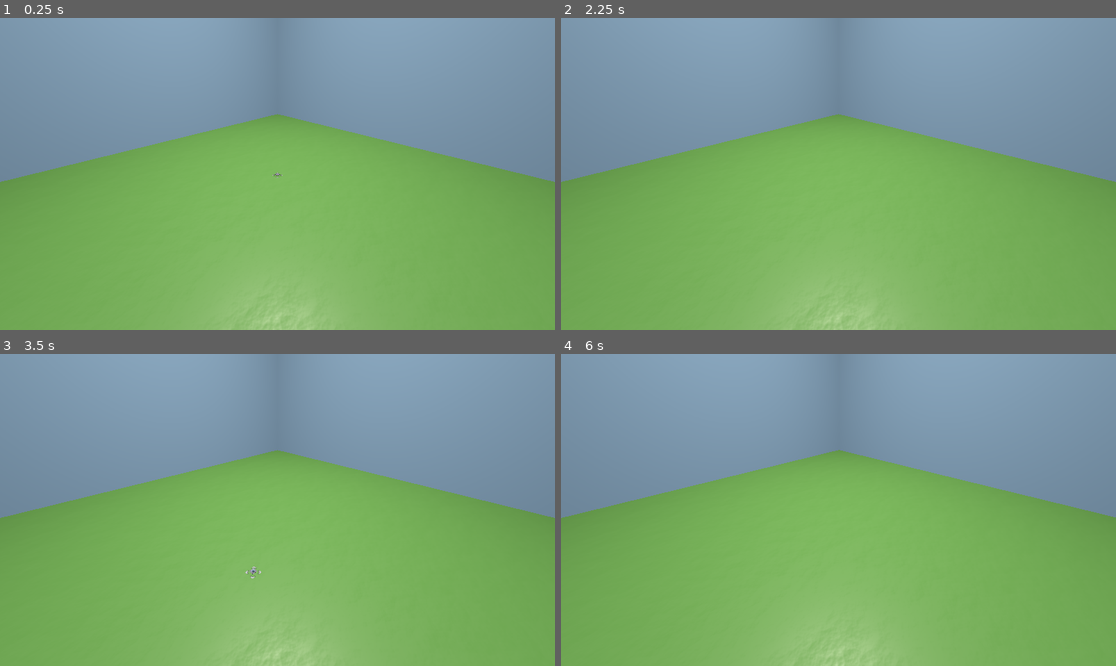
Above: before the commit, frames 1-4 (two rows, left to right).
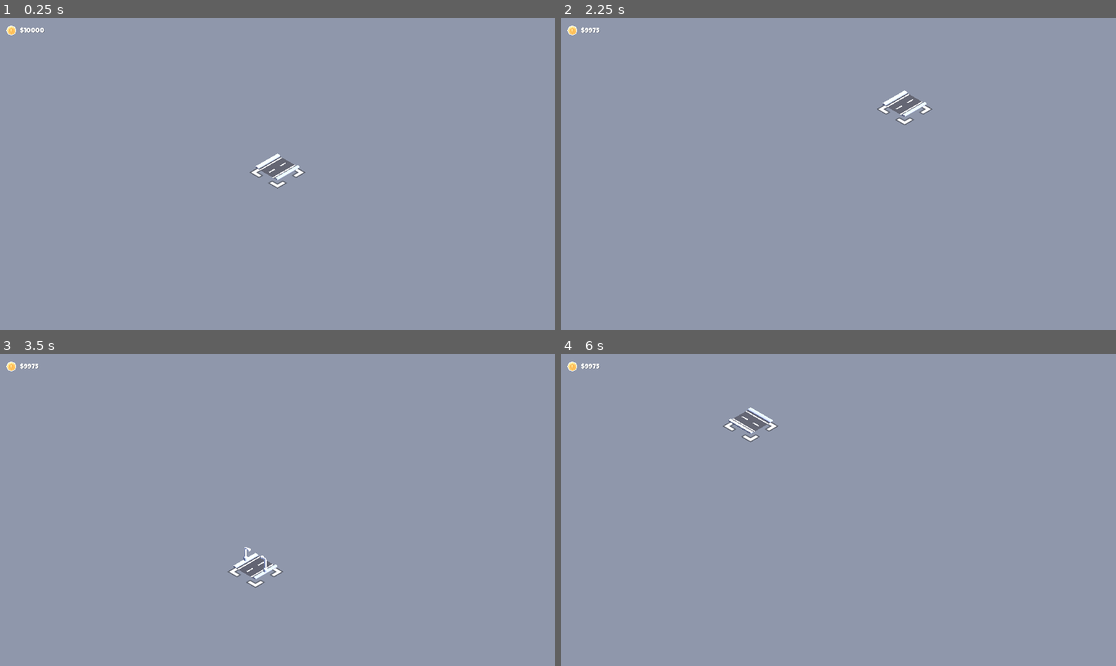
Above: after the commit, the same moments.

Repository: Marcus5408/publicworks
Game: Godot game, scene res://scenes/main.tscn
The game is run twice, just before and just after one commit, with the same random seed, the same clock (stepped at 60 frames per second) and the same inputs. Before the commit the project starts from res://office.tscn.
Inputs (mouse positions are in pixels of both pictures, inside the frame that each line leads up to):
- Up to frame 1 (0.25 s): no input
- Up to frame 2 (2.25 s): tap Enter at 0.5, 2 s; move the mouse to (960, 158) at 0.52 s; click (960, 158) at 0.6 s; tap Delete (demolish) at 0.8, 1.35 s; tap Space at 1.25 s; move the mouse to (727, 189) at 1.27 s; right-click (727, 189) at 1.55 s; move the mouse to (894, 105) at 2.02 s; right-click (894, 105) at 2.1 s
- Up to frame 3 (3.5 s): tap E (structure_next) at 2.3, 2.85 s; tap Space at 2.75 s; move the mouse to (249, 572) at 2.77 s; tap Q (structure_previous) at 3.05 s
- Up to frame 4 (6 s): tap Enter at 3.5 s; move the mouse to (1005, 556) at 3.52 s; tap Q (structure_previous) at 3.6 s; click (1005, 556) at 3.8 s; tap F2 (load) at 4.15 s; move the mouse to (672, 463) at 4.27 s; click (672, 463) at 4.35 s; tap Delete (demolish) at 4.55 s; tap F1 (save) at 4.9 s; tap Space at 5 s; move the mouse to (866, 510) at 5.02 s; tap S (camera_back) at 5.1 s; right-click (866, 510) at 5.3 s; move the mouse to (755, 432) at 5.77 s; tap F (camera_center) at 5.85 s

The runs differ from the first frame. In frame 1, 70% of the frame differs, in the area x 0-100%, y 0-100%; in frame 2, 70%; in frame 3, 70%; in frame 4, 71%.
Error before the commit: Invalid assignment of property or key 'text' with value of type 'String' on a base object of type 'null instance'. (res://scripts/builder.gd:131)

Commit message:
feat: aggressively borrow parts of KenneyNL's Starter-Kit-City-Builder

Diff:
--- a/builder.gd
+++ /dev/null
@@ -1,156 +0,0 @@
-# ------------------------
-# This code is borrowed from KenneyNL's `Starter-Kit-City-Builder`!
-# https://github.com/KenneyNL/Starter-Kit-City-Builder/
-# It is licensed under MIT.
-# https://opensource.org/licenses/MIT
-# ------------------------
-# Slightly modified for my purposes :)
-
-extends Node3D
-
-@export var structures: Array[Structure] = []
-
-var map:DataMap
-
-var index:int = 0 # Index of structure being built
-
-@export var selector:Node3D # The 'cursor'
-@export var selector_container:Node3D # Node that holds a preview of the structure
-@export var view_camera:Camera3D # Used for raycasting mouse
-@export var gridmap:GridMap
-
-var plane:Plane # Used for raycasting mouse
-
-func _ready():
-
-    map = DataMap.new()
-    plane = Plane(Vector3.UP, Vector3.ZERO)
-
-    # Create new MeshLibrary dynamically, can also be done in the editor
-    # See: https://docs.godotengine.org/en/stable/tutorials/3d/using_gridmaps.html
-
-    var mesh_library = MeshLibrary.new()
-
-    for structure in structures:
-
-        var id = mesh_library.get_last_unused_item_id()
-
-        mesh_library.create_item(id)
-        mesh_library.set_item_mesh(id, get_mesh(structure.model))
-        mesh_library.set_item_mesh_transform(id, Transform3D())
-
-    gridmap.mesh_library = mesh_library
-
-    update_structure()
-
-func _process(delta):
-
-    # Controls
-
-    action_rotate() # Rotates selection 90 degrees
-    action_structure_toggle() # Toggles between structures
-
-    action_save() # Saving
-    action_load() # Loading
-
-    # Map position based on mouse
-
-    var world_position = plane.intersects_ray(
-        view_camera.project_ray_origin(get_viewport().get_mouse_position()),
-        view_camera.project_ray_normal(get_viewport().get_mouse_position()))
-
-    var gridmap_position = Vector3(round(world_position.x), 0, round(world_position.z))
-    selector.position = lerp(selector.position, gridmap_position, delta * 40)
-
-    action_build(gridmap_position)
-    action_demolish(gridmap_position)
-
-# Retrieve the mesh from a PackedScene, used for dynamically creating a MeshLibrary
-
-func get_mesh(packed_scene):
-    var scene_state:SceneState = packed_scene.get_state()
-    for i in range(scene_state.get_node_count()):
-        if(scene_state.get_node_type(i) == "MeshInstance3D"):
-            for j in scene_state.get_node_property_count(i):
-                var prop_name = scene_state.get_node_property_name(i, j)
-                if prop_name == "mesh":
-                    var prop_value = scene_state.get_node_property_value(i, j)
-
-                    return prop_value.duplicate()
-
-# Build (place) a structure
-
-func action_build(gridmap_position):
-    if Input.is_action_just_pressed("build"):
-
-        var previous_tile = gridmap.get_cell_item(gridmap_position)
-        gridmap.set_cell_item(gridmap_position, index, gridmap.get_orthogonal_index_from_basis(selector.basis))
-
-        if previous_tile != index:
-            map.cash -= structures[index].price
-
-# Demolish (remove) a structure
-
-func action_demolish(gridmap_position):
-    if Input.is_action_just_pressed("demolish"):
-        gridmap.set_cell_item(gridmap_position, -1)
-
-# Rotates the 'cursor' 90 degrees
-
-func action_rotate():
-    if Input.is_action_just_pressed("rotate"):
-        selector.rotate_y(deg_to_rad(90))
-
-# Toggle between structures to build
-
-func action_structure_toggle():
-    if Input.is_action_just_pressed("structure_next"):
-        index = wrap(index + 1, 0, structures.size())
-
-    if Input.is_action_just_pressed("structure_previous"):
-        index = wrap(index - 1, 0, structures.size())
-
-    update_structure()
-
-# Update the structure visual in the 'cursor'
-
-func update_structure():
-    # Clear previous structure preview in selector
-    for n in selector_container.get_children():
-        selector_container.remove_child(n)
-
-    # Create new structure preview in selector
-    var _model = structures[index].model.instantiate()
-    selector_container.add_child(_model)
-    _model.position.y += 0.25
-
-# Saving/load
-
-func action_save():
-    if Input.is_action_just_pressed("save"):
-        print("Saving map...")
-
-        map.structures.clear()
-        for cell in gridmap.get_used_cells():
-
-            var data_structure:DataStructure = DataStructure.new()
-
-            data_structure.position = Vector2i(cell.x, cell.z)
-            data_structure.orientation = gridmap.get_cell_item_orientation(cell)
-            data_structure.structure = gridmap.get_cell_item(cell)
-
-            map.structures.append(data_structure)
-
-        ResourceSaver.save(map, "user://map.res")
-
-func action_load():
-    if Input.is_action_just_pressed("load"):
-        print("Loading map...")
-
-        gridmap.clear()
-
-        map = ResourceLoader.load("user://map.res")
-        if not map:
-            map = DataMap.new()
-        for cell in map.structures:
-            gridmap.set_cell_item(Vector3i(cell.position.x, 0, cell.position.y), cell.structure, cell.orientation)
--- a/camera_3d.gd
+++ /dev/null
@@ -1,8 +0,0 @@
-extends Camera3D
-
-
-# parallax to camera
-func _process(delta: float) -> void:
-    var parallax_effect := Vector2(0.1, 0.1) # Adjust the parallax effect strength
-    var offset := (Vector2(global_transform.origin.x, global_transform.origin.y) * parallax_effect) * delta
-    global_transform.origin -= Vector3(offset.x, offset.y, 0)
--- a/office.tscn
+++ /dev/null
@@ -1,119 +0,0 @@
-[gd_scene load_steps=21 format=3 uid="uid://cm7ribhx64568"]
-
-[ext_resource type="Script" uid="uid://buh01uakffcnq" path="res://scripts/builder.gd" id="1_70x1r"]
-[ext_resource type="Script" uid="uid://b0njgb3uy3eu6" path="res://scripts/structure.gd" id="2_3xqf3"]
-[ext_resource type="Texture2D" uid="uid://bg872do57yt22" path="res://assets/picker.png" id="2_u8nhc"]
-[ext_resource type="Resource" uid="uid://ch8vtcpine1lc" path="res://structures/pavement.tres" id="3_70x1r"]
-[ext_resource type="Resource" uid="uid://dqqe3iofnleup" path="res://structures/pavement-fountain.tres" id="4_knsl5"]
-[ext_resource type="Resource" uid="uid://d2jplegnkl6u2" path="res://structures/road-corner.tres" id="5_s0aar"]
-[ext_resource type="Resource" uid="uid://dveu4dnue0d54" path="res://structures/road-intersection.tres" id="6_gxl1f"]
-[ext_resource type="Resource" uid="uid://cqvwy36htu81" path="res://structures/road-split.tres" id="7_2uxut"]
-[ext_resource type="Resource" uid="uid://mxrnqinnsqnt" path="res://structures/road-straight-lightposts.tres" id="8_n1y4y"]
-[ext_resource type="Resource" uid="uid://dv14kkhb6umkv" path="res://structures/road-straight.tres" id="9_m8tx5"]
-[ext_resource type="Script" uid="uid://cyqmverbsw2yx" path="res://scripts/view.gd" id="11_knsl5"]
-
-[sub_resource type="Gradient" id="Gradient_8yeiw"]
-colors = PackedColorArray(1, 1, 1, 1, 0.43189, 0.43189, 0.43189, 1)
-
-[sub_resource type="FastNoiseLite" id="FastNoiseLite_g3mwp"]
-noise_type = 2
-frequency = 0.0217
-
-[sub_resource type="NoiseTexture2D" id="NoiseTexture2D_ei2s5"]
-width = 1024
-height = 1024
-invert = true
-seamless = true
-seamless_blend_skirt = 1.0
-as_normal_map = true
-bump_strength = 8.8
-color_ramp = SubResource("Gradient_8yeiw")
-noise = SubResource("FastNoiseLite_g3mwp")
-
-[sub_resource type="StandardMaterial3D" id="StandardMaterial3D_u8nhc"]
-albedo_color = Color(0.403234, 0.644801, 0.33047, 1)
-roughness_texture = SubResource("NoiseTexture2D_ei2s5")
-
-[sub_resource type="PlaneMesh" id="PlaneMesh_8yeiw"]
-material = SubResource("StandardMaterial3D_u8nhc")
-size = Vector2(120, 120)
-
-[sub_resource type="StandardMaterial3D" id="StandardMaterial3D_43ocd"]
-albedo_color = Color(0.642005, 0.816977, 0.983565, 1)
-
-[sub_resource type="PlaneMesh" id="PlaneMesh_hsito"]
-material = SubResource("StandardMaterial3D_43ocd")
-size = Vector2(100, 100)
-orientation = 0
-
-[sub_resource type="PlaneMesh" id="PlaneMesh_g3mwp"]
-material = SubResource("StandardMaterial3D_43ocd")
-size = Vector2(100, 100)
-orientation = 2
-
-[sub_resource type="Environment" id="Environment_8yeiw"]
-ambient_light_color = Color(0.765, 0.837, 0.9, 1)
-ambient_light_energy = 3.0
-
-[node name="Main" type="Node3D"]
-
-[node name="Table" type="MeshInstance3D" parent="."]
-mesh = SubResource("PlaneMesh_8yeiw")
-
-[node name="MeshInstance3D" type="MeshInstance3D" parent="."]
-transform = Transform3D(1, 0, 0, 0, 1, 0, 0, 0, 1, -50, 50, 0)
-mesh = SubResource("PlaneMesh_hsito")
-
-[node name="RightWall" type="MeshInstance3D" parent="."]
-transform = Transform3D(1, 0, 0, 0, 1, 0, 0, 0, 1, 0, 50, -50)
-mesh = SubResource("PlaneMesh_g3mwp")
-
-[node name="WorldEnvironment" type="WorldEnvironment" parent="."]
-environment = SubResource("Environment_8yeiw")
-
-[node name="SpotLight3D" type="SpotLight3D" parent="."]
-transform = Transform3D(1, 0, 0, 0, -4.37114e-08, 1, 0, -1, -4.37114e-08, 0, 131.859, 0)
-light_color = Color(0.93887, 0.897672, 0.843771, 1)
-light_energy = 200.0
-light_indirect_energy = 16.0
-spot_range = 576.099
-spot_angle = 54.36
-
-[node name="Builder" type="Node3D" parent="." node_paths=PackedStringArray("selector", "selector_container", "view_camera", "gridmap")]
-script = ExtResource("1_70x1r")
-structures = Array[ExtResource("2_3xqf3")]([ExtResource("3_70x1r"), ExtResource("4_knsl5"), ExtResource("5_s0aar"), ExtResource("6_gxl1f"), ExtResource("7_2uxut"), ExtResource("8_n1y4y"), ExtResource("9_m8tx5")])
-selector = NodePath("Selector")
-selector_container = NodePath("Selector/Container")
-view_camera = NodePath("../View/Camera")
-gridmap = NodePath("../GridMap")
-
-[node name="Selector" type="Node3D" parent="Builder"]
-
-[node name="Sprite" type="Sprite3D" parent="Builder/Selector"]
-transform = Transform3D(0.2, 0, 0, 0, -8.74228e-09, 0.2, 0, -0.2, -8.74228e-09, 0, 0.01, 0)
-texture = ExtResource("2_u8nhc")
-
-[node name="Container" type="Node3D" parent="Builder/Selector"]
-
-[node name="View" type="Node3D" parent="."]
-script = ExtResource("11_knsl5")
-
-[node name="Camera" type="Camera3D" parent="View"]
-transform = Transform3D(0.707107, -0.353553, 0.612373, 0, 0.866026, 0.499999, -0.707107, -0.353553, 0.612373, 30, 27.332, 30)
-size = 37.109
-
-[node name="GridMap" type="GridMap" parent="."]
-cell_size = Vector3(4, 4, 4)
-
-[node name="CanvasLayer" type="CanvasLayer" parent="."]
-
-[node name="Control" type="Control" parent="CanvasLayer"]
-layout_mode = 3
-anchors_preset = 0
-offset_right = 40.0
-offset_bottom = 40.0
-
-[node name="Label" type="Label" parent="CanvasLayer/Control"]
-layout_mode = 0
-offset_right = 40.0
-offset_bottom = 23.0
--- a/project.godot
+++ b/project.godot
@@ -11,7 +11,7 @@
 [application]
 
 config/name="Public Works"
-run/main_scene="uid://cm7ribhx64568"
+run/main_scene="uid://vgwrcfy1qawf"
 config/features=PackedStringArray("4.4", "Mobile")
 config/icon="res://icon.svg"
 
--- /dev/null
+++ b/scenes/main-environment.tres
@@ -0,0 +1,31 @@
+[gd_resource type="Environment" load_steps=3 format=3 uid="uid://jbptgqvstei3"]
+
+[sub_resource type="ProceduralSkyMaterial" id="ProceduralSkyMaterial_lg8b7"]
+sky_horizon_color = Color(0.67451, 0.682353, 0.698039, 1)
+sky_curve = 0.0175
+ground_bottom_color = Color(1, 1, 1, 1)
+ground_curve = 0.171484
+
+[sub_resource type="Sky" id="Sky_7bk1c"]
+sky_material = SubResource("ProceduralSkyMaterial_lg8b7")
+
+[resource]
+background_mode = 1
+background_color = Color(0.560784, 0.592157, 0.670588, 1)
+sky = SubResource("Sky_7bk1c")
+ambient_light_source = 2
+ambient_light_color = Color(0.662745, 0.694118, 0.772549, 1)
+ambient_light_energy = 0.75
+tonemap_mode = 2
+ssao_enabled = true
+ssao_radius = 0.25
+ssao_intensity = 0.5
+ssao_power = 100.0
+ssao_horizon = 0.1
+sdfgi_cascades = 1
+sdfgi_max_distance = 25.6
+sdfgi_energy = 0.5
+glow_levels/2 = 0.6
+glow_levels/3 = 0.6
+glow_levels/5 = 0.0
+glow_intensity = 2.0
--- /dev/null
+++ b/scenes/main.tscn
@@ -0,0 +1,96 @@
+[gd_scene load_steps=24 format=3 uid="uid://vgwrcfy1qawf"]
+
+[ext_resource type="Script" uid="uid://buh01uakffcnq" path="res://scripts/builder.gd" id="1_jybm7"]
+[ext_resource type="Environment" uid="uid://jbptgqvstei3" path="res://scenes/main-environment.tres" id="1_yndf3"]
+[ext_resource type="Script" uid="uid://b0njgb3uy3eu6" path="res://scripts/structure.gd" id="2_54v6r"]
+[ext_resource type="Resource" uid="uid://dv14kkhb6umkv" path="res://structures/road-straight.tres" id="2_bwyku"]
+[ext_resource type="Resource" uid="uid://d2jplegnkl6u2" path="res://structures/road-corner.tres" id="3_6fpyf"]
+[ext_resource type="Resource" uid="uid://mxrnqinnsqnt" path="res://structures/road-straight-lightposts.tres" id="3_o6o81"]
+[ext_resource type="Resource" uid="uid://ch8vtcpine1lc" path="res://structures/pavement.tres" id="4_b632v"]
+[ext_resource type="Texture2D" uid="uid://cbk07cxgshg26" path="res://sprites/selector.png" id="4_wr1wv"]
+[ext_resource type="Resource" uid="uid://cntgl86ianngh" path="res://structures/building-small-a.tres" id="5_v5o2m"]
+[ext_resource type="Resource" uid="uid://c5fveedgvunju" path="res://structures/building-small-b.tres" id="6_f4603"]
+[ext_resource type="Resource" uid="uid://cqvwy36htu81" path="res://structures/road-split.tres" id="7_kqu4g"]
+[ext_resource type="Resource" uid="uid://dveu4dnue0d54" path="res://structures/road-intersection.tres" id="8_1swhv"]
+[ext_resource type="Resource" uid="uid://dqqe3iofnleup" path="res://structures/pavement-fountain.tres" id="8_4il2q"]
+[ext_resource type="Script" uid="uid://cyqmverbsw2yx" path="res://scripts/view.gd" id="8_yovpv"]
+[ext_resource type="Resource" uid="uid://tm532uesguhk" path="res://structures/grass.tres" id="9_ifw7y"]
+[ext_resource type="Resource" uid="uid://bh65eqgid4kxy" path="res://structures/building-small-c.tres" id="10_84or2"]
+[ext_resource type="Resource" uid="uid://ccb475jeg7ym5" path="res://structures/grass-trees.tres" id="10_vaeah"]
+[ext_resource type="Resource" uid="uid://dtal0tl2ee336" path="res://structures/building-small-d.tres" id="12_8obn7"]
+[ext_resource type="Resource" uid="uid://y6jafhfnhbrp" path="res://structures/grass-trees-tall.tres" id="13_t5d2v"]
+[ext_resource type="Resource" uid="uid://bqb6g3t0tebno" path="res://structures/building-garage.tres" id="13_ut2cy"]
+[ext_resource type="FontFile" uid="uid://d0cxd77jybrcn" path="res://fonts/lilita_one_regular.ttf" id="16_vlub6"]
+[ext_resource type="Texture2D" uid="uid://bng0d1sou7c8a" path="res://sprites/coin.png" id="17_cjamx"]
+
+[sub_resource type="LabelSettings" id="LabelSettings_q176i"]
+font = ExtResource("16_vlub6")
+font_size = 24
+shadow_color = Color(0, 0, 0, 0.392157)
+
+[node name="Main" type="Node3D"]
+
+[node name="Builder" type="Node3D" parent="." node_paths=PackedStringArray("selector", "selector_container", "view_camera", "gridmap", "cash_display")]
+script = ExtResource("1_jybm7")
+structures = Array[ExtResource("2_54v6r")]([ExtResource("2_bwyku"), ExtResource("3_o6o81"), ExtResource("3_6fpyf"), ExtResource("7_kqu4g"), ExtResource("8_1swhv"), ExtResource("4_b632v"), ExtResource("8_4il2q"), ExtResource("5_v5o2m"), ExtResource("6_f4603"), ExtResource("10_84or2"), ExtResource("12_8obn7"), ExtResource("13_ut2cy"), ExtResource("9_ifw7y"), ExtResource("10_vaeah"), ExtResource("13_t5d2v")])
+selector = NodePath("Selector")
+selector_container = NodePath("Selector/Container")
+view_camera = NodePath("../View/Camera")
+gridmap = NodePath("../GridMap")
+cash_display = NodePath("../CanvasLayer/Control/Cash")
+
+[node name="Selector" type="Node3D" parent="Builder"]
+
+[node name="Sprite" type="Sprite3D" parent="Builder/Selector"]
+transform = Transform3D(1, 0, 0, 0, -4.37114e-08, -1, 0, 1, -4.37114e-08, 0, 0.06, 0)
+texture = ExtResource("4_wr1wv")
+
+[node name="Container" type="Node3D" parent="Builder/Selector"]
+
+[node name="View" type="Node3D" parent="."]
+transform = Transform3D(0.707107, -0.40558, 0.579228, 0, 0.819152, 0.573576, -0.707107, -0.40558, 0.579228, 0, 0, 0)
+script = ExtResource("8_yovpv")
+
+[node name="Camera" type="Camera3D" parent="View"]
+transform = Transform3D(1, 0, 0, 0, 1, 0, 0, 0, 1, 0, 0, 30)
+environment = ExtResource("1_yndf3")
+projection = 1
+fov = 20.0
+size = 10.0
+
+[node name="GridMap" type="GridMap" parent="."]
+cell_size = Vector3(1, 1, 1)
+cell_center_x = false
+cell_center_y = false
+cell_center_z = false
+
+[node name="Sun" type="DirectionalLight3D" parent="."]
+transform = Transform3D(-0.422618, -0.694272, 0.582563, 0, 0.642788, 0.766044, -0.906308, 0.323744, -0.271654, 0, 0, 0)
+shadow_enabled = true
+shadow_opacity = 0.75
+
+[node name="CanvasLayer" type="CanvasLayer" parent="."]
+
+[node name="Control" type="Control" parent="CanvasLayer"]
+layout_mode = 3
+anchors_preset = 0
+offset_right = 40.0
+offset_bottom = 40.0
+
+[node name="CashIcon" type="TextureRect" parent="CanvasLayer/Control"]
+layout_mode = 0
+offset_left = 20.0
+offset_top = 24.0
+offset_right = 148.0
+offset_bottom = 152.0
+scale = Vector2(0.3, 0.3)
+texture = ExtResource("17_cjamx")
+
+[node name="Cash" type="Label" parent="CanvasLayer/Control"]
+layout_mode = 0
+offset_left = 69.0
+offset_top = 27.0
+offset_right = 270.0
+offset_bottom = 101.0
+text = "$10,000"
+label_settings = SubResource("LabelSettings_q176i")
--- a/scripts/builder.gd
+++ b/scripts/builder.gd
@@ -10,20 +10,14 @@
 @export var selector_container:Node3D # Node that holds a preview of the structure
 @export var view_camera:Camera3D # Used for raycasting mouse
 @export var gridmap:GridMap
-@export var cash_display_path:NodePath
+@export var cash_display:Label
 
-var cash_display:Label
-
-var plane:Plane
-
+var plane:Plane # Used for raycasting mouse
 
 func _ready():
 
     map = DataMap.new()
     plane = Plane(Vector3.UP, Vector3.ZERO)
-
-    # Assign cash_display from the exported NodePath
-    cash_display = get_node(cash_display_path) as Label
 
     # Create new MeshLibrary dynamically, can also be done in the editor
     # See: https://docs.godotengine.org/en/stable/tutorials/3d/using_gridmaps.html
@@ -40,8 +34,6 @@
 
     gridmap.mesh_library = mesh_library
 
-    update_structure()
-    update_cash()
     update_structure()
     update_cash()
 
Binary file removed: assets/picker.aseprite
Binary file removed: assets/picker.png
Not shown, added: fonts/license.txt
Binary file added: fonts/lilita_one_regular.ttf
Not shown, added: fonts/lilita_one_regular.ttf.import
Binary file added: icon.png
Not shown, changed: icon.png.import
Not shown, added: screenshots/.gdignore
Binary file added: screenshots/screenshot.png
Binary file added: sprites/coin.png
Not shown, changed: sprites/coin.png.import
Binary file added: sprites/selector.png
(and 7 more such lines)
